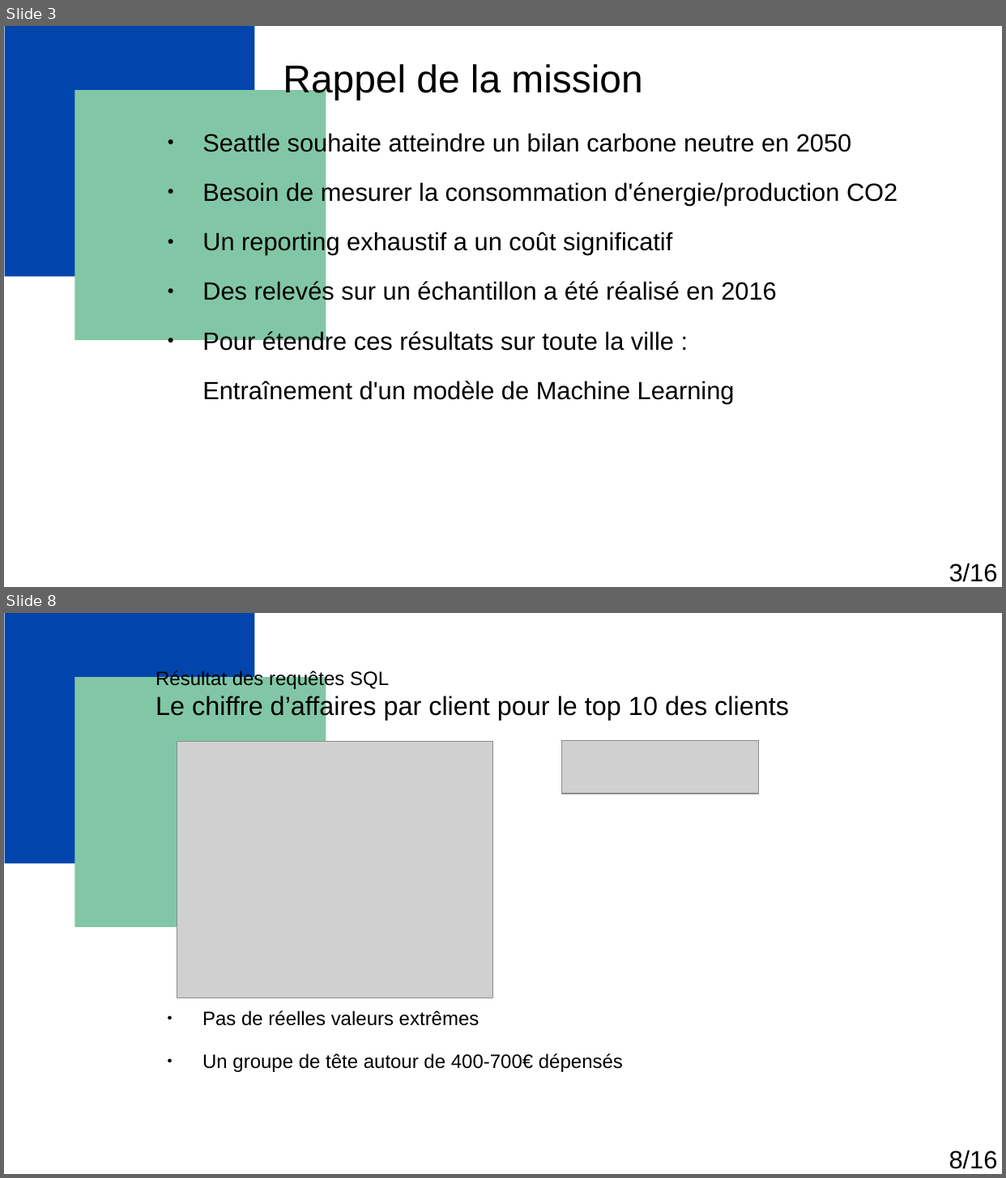
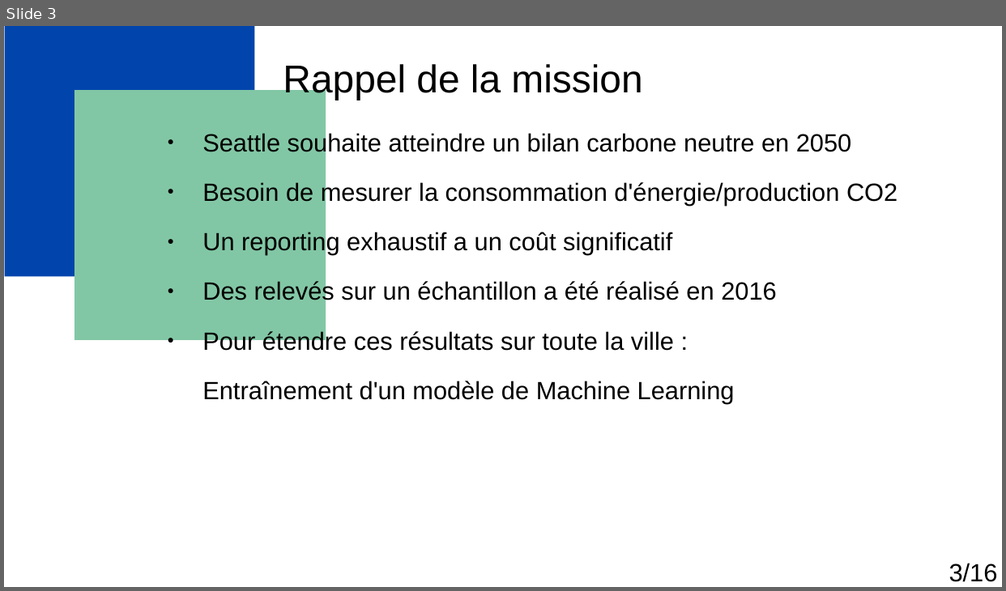
Before and after one commit to Florian-Biggio/Predict-Energy-and-CO2-for-building, a slide deck: Biggio_Florian_1_presentation_122024.odp. Shown one above the other, each under a label of ours: slides 3 and 8 before the commit, slide 3 after it; the slides between them are not shown. The pictures are 1006x1178 and 1006x591 pixels, drawn with LibreOffice and Linux fonts; fonts in the diff are those of the drawing; grey boxes stand for pictures. Boxes give left, top, right and bottom in pixels: in the first picture for what was removed or moved away, otherwise in the second. Text is boxed around its words. In the diff, an @@ line names an element or a change of style, - is before the commit and + after.

```diff
--- a/Biggio_Florian_1_presentation_122024.odp
+++ b/Biggio_Florian_1_presentation_122024.odp
@@ slide 8 removed at [4,613,1002,1174], background #FFFFFF; not listed: 5 template elements that a slide beside it also shows @@
@@ title removed at [155,670,789,720] @@
-Résultat des requêtes SQL
-Le chiffre d’affaires par client pour le top 10 des clients
@@ picture removed at [177,742,493,999] @@
@@ picture removed at [562,741,758,794] @@
@@ text removed at [202,1011,623,1072] @@
-● Pas de réelles valeurs extrêmes
-● Un groupe de tête autour de 400-700€ dépensés
@@ text removed at [949,1150,998,1169] @@
-8/16
```
Also in this commit, not shown: 7 slides changed, 6 slides added, 6 other slides removed, 14 other files.
